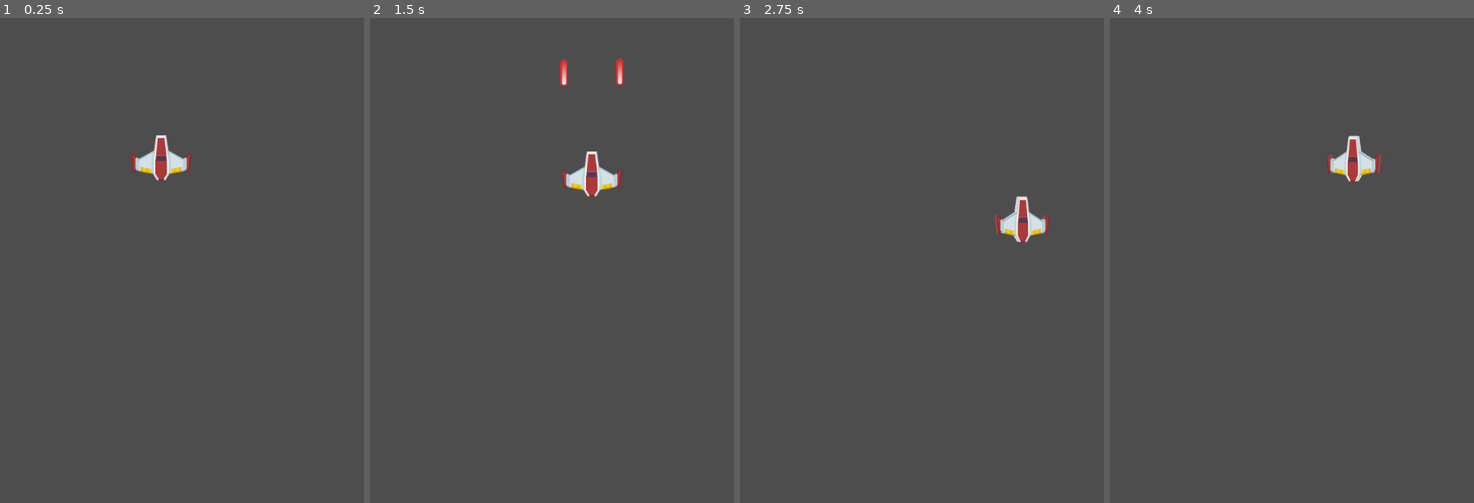
Above: before the commit, frames 1-4 (left to right).
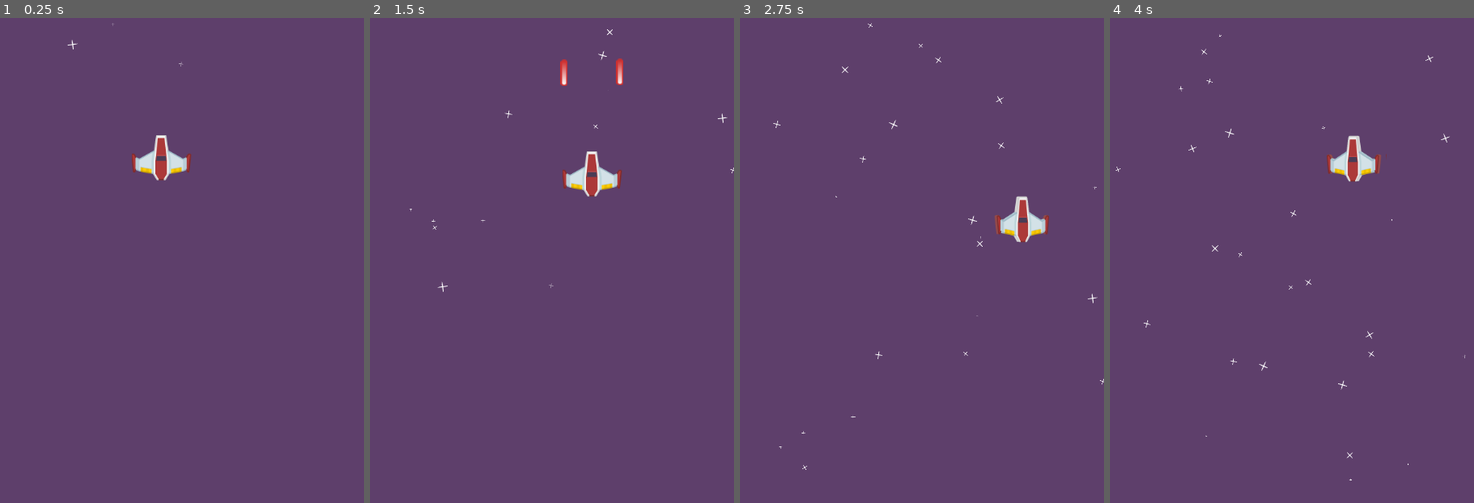
Above: after the commit, the same moments.

Repository: Turbash/space
Game: Godot game, scene res://MainScenes/game_play.tscn
The game is run twice, just before and just after one commit, with the same random seed, the same clock (stepped at 60 frames per second) and the same inputs.
Inputs:
- Up to frame 1 (0.25 s): no input
- Up to frame 2 (1.5 s): tap Enter at 0.5 s; hold D (move_right) 0.53-1.28 s; hold Space (shoot) 0.53-1.28 s; hold S (move_down) from 1.28 s (still down); tap Alt at 1.35 s
- Up to frame 3 (2.75 s): release S (move_down) at 2.03 s; hold D (move_right) from 2.03 s (still down); tap Shift at 2.1 s
- Up to frame 4 (4 s): release D (move_right) at 2.78 s; hold W (move_up) 2.78-3.53 s; tap Space (shoot) at 2.85 s; hold A (move_left) from 3.53 s (still down); tap Alt at 3.6 s

The runs differ from the first frame. In frame 1, 99% of the frame differs, in the area x 0-100%, y 0-100%; in frame 2, 99%; in frame 3, 99%; in frame 4, 99%.

Commit message:
Added background stars

Diff:
--- a/Bullet/bullet.gd
+++ b/Bullet/bullet.gd
@@ -4,3 +4,7 @@
 
 func _physics_process(delta: float) -> void:
 	position.y-=speed*delta
+
+
+func _on_visible_on_screen_notifier_2d_screen_exited() -> void:
+	queue_free()
--- a/Bullet/bullet.tscn
+++ b/Bullet/bullet.tscn
@@ -15,3 +15,8 @@
 
 [node name="CollisionShape2D" type="CollisionShape2D" parent="."]
 shape = SubResource("CapsuleShape2D_2dao8")
+
+[node name="VisibleOnScreenNotifier2D" type="VisibleOnScreenNotifier2D" parent="."]
+rect = Rect2(-10, -19, 20, 38)
+
+[connection signal="screen_exited" from="VisibleOnScreenNotifier2D" to="." method="_on_visible_on_screen_notifier_2d_screen_exited"]
--- a/MainScenes/game_play.tscn
+++ b/MainScenes/game_play.tscn
@@ -1,8 +1,31 @@
-[gd_scene load_steps=2 format=3 uid="uid://buoeolvm6yalf"]
+[gd_scene load_steps=4 format=3 uid="uid://buoeolvm6yalf"]
 
+[ext_resource type="Texture2D" uid="uid://dalwspi1htjlp" path="res://textures/backgroundColor.png" id="1_c5uo5"]
 [ext_resource type="PackedScene" uid="uid://dj3sjxuq3rfk7" path="res://Player/player.tscn" id="1_i3rah"]
+[ext_resource type="Texture2D" uid="uid://dfo1ty8x1cdd3" path="res://textures/starBig.png" id="2_j7o10"]
 
 [node name="GamePlay" type="Node2D"]
 
+[node name="Background" type="Sprite2D" parent="."]
+scale = Vector2(3.0266666, 4.02)
+texture = ExtResource("1_c5uo5")
+centered = false
+
+[node name="CPUParticles2D" type="CPUParticles2D" parent="Background"]
+position = Vector2(74.008804, 0)
+amount = 30
+texture = ExtResource("2_j7o10")
+lifetime = 3.0
+emission_shape = 3
+emission_rect_extents = Vector2(80, 1)
+direction = Vector2(0, 1)
+spread = 0.0
+gravity = Vector2(0, 0)
+initial_velocity_min = 40.0
+initial_velocity_max = 60.0
+angle_max = 90.0
+scale_amount_min = 0.1
+scale_amount_max = 0.6
+
 [node name="Player" parent="." instance=ExtResource("1_i3rah")]
 position = Vector2(200, 174)
